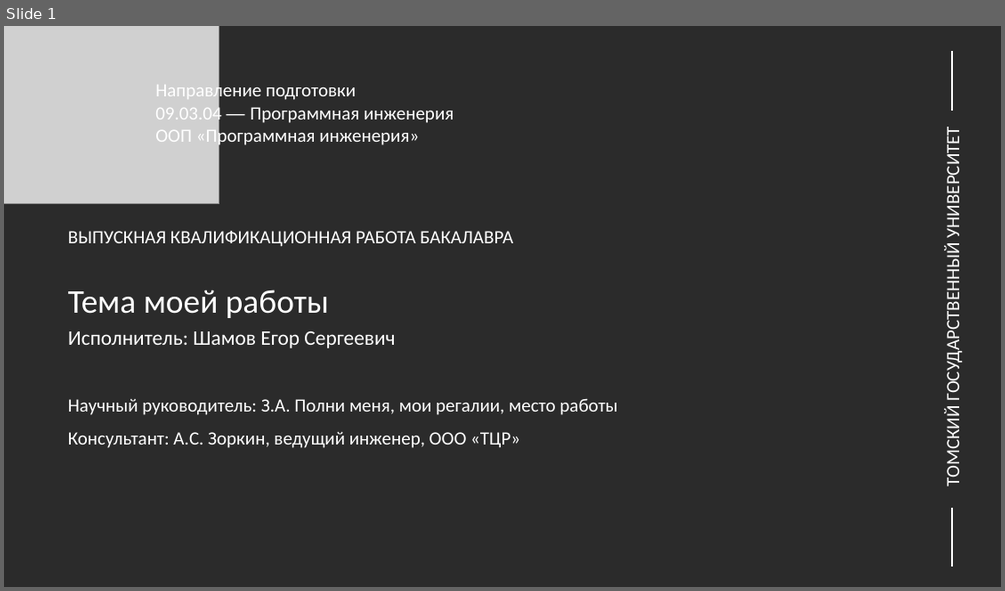
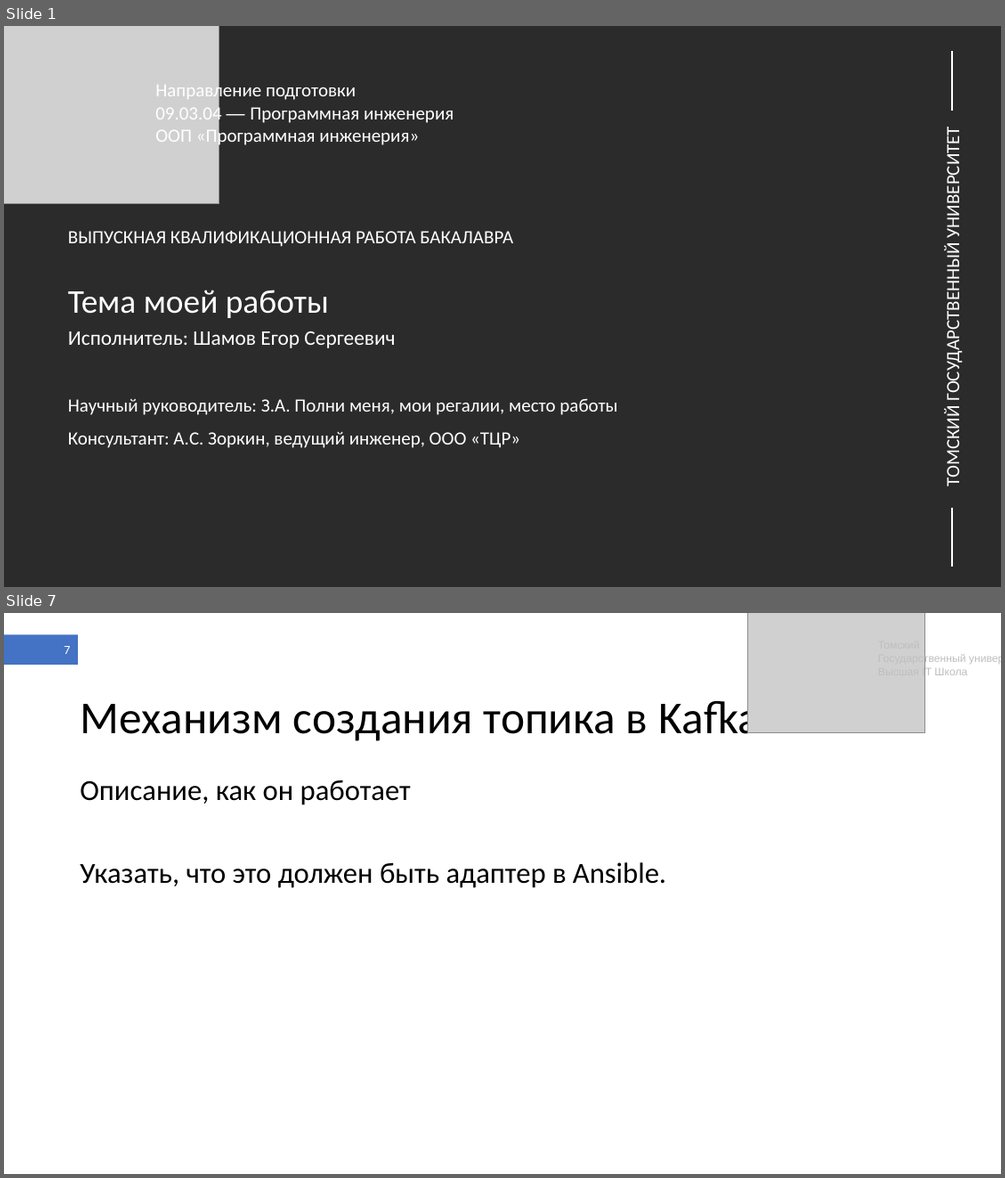
Before and after one commit to shameoff/GraduateWork, a slide deck: Презентация ВКР (в шаблоне).pptx. Shown one above the other, each under a label of ours: slide 1 before the commit, slides 1 and 7 after it; the slides between them are not shown. The pictures are 1005x591 and 1005x1178 pixels, drawn with LibreOffice and Linux fonts; fonts in the diff are those of the drawing; grey boxes stand for pictures; background and template pictures are left out; a plain dark background stands for a picture behind light text. Boxes give left, top, right and bottom in pixels: in the first picture for what was removed or moved away, otherwise in the second. Text is boxed around its words. In the diff, an @@ line names an element or a change of style, - is before the commit and + after.

```diff
--- a/Презентация ВКР (в шаблоне).pptx
+++ b/Презентация ВКР (в шаблоне).pptx
@@ slide 7 added at (x1=4, y1=613, x2=1001, y2=1174), background #FFFFFF @@
@@ rectangle added at (x1=4, y1=634, x2=78, y2=665), fill #4472C4 @@
@@ picture added at (x1=748, y1=613, x2=925, y2=732) @@
@@ page number added at (x1=64, y1=646, x2=70, y2=654), 12 pt, text #FFFFFF @@
+7
@@ text added at (x1=878, y1=653, x2=967, y2=678), 10.5 pt, text #BFBFBF @@
+Томский
+Государственный университет
+Высшая IT Школа
@@ title added at (x1=80, y1=696, x2=760, y2=741), 44 pt, text #000000 @@
+Механизм создания топика в Kafka
@@ text added at (x1=80, y1=779, x2=666, y2=888), 28 pt, text #000000 @@
+Описание, как он работает
+Указать, что это должен быть адаптер в Ansible.
```
Also in this commit, not shown: 4 slides changed, 8 other slides added, 1 slide removed.
